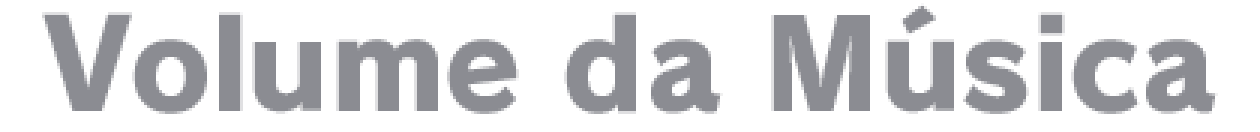
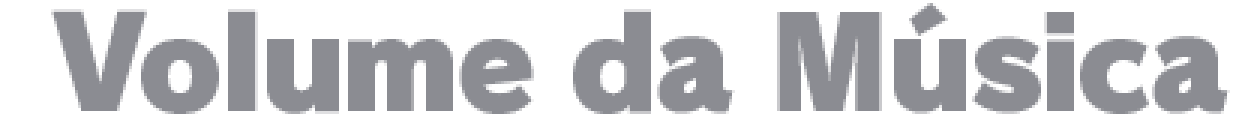
Two versions of the same layered image (1260x132). Layer-by-layer changes:
added layer "Volume da Música V2" above "Music Volume V2" over [51, 3, 1230, 114]
hid "Volume da Música" over [42, 3, 1218, 114]
